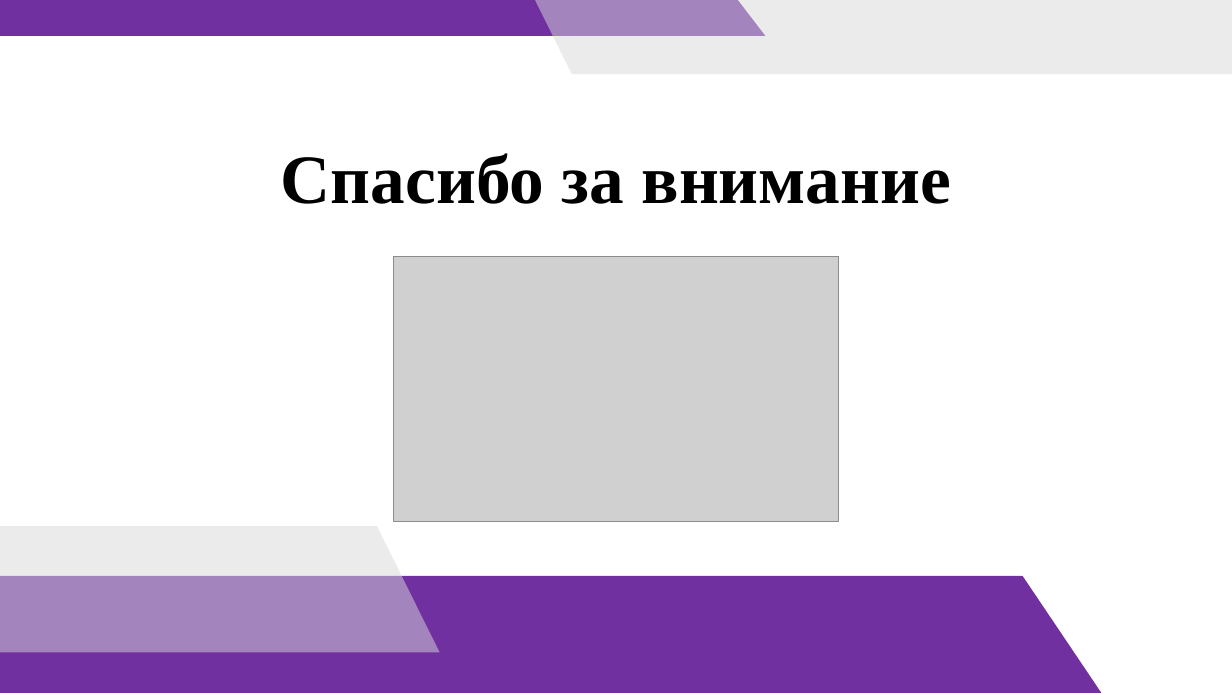
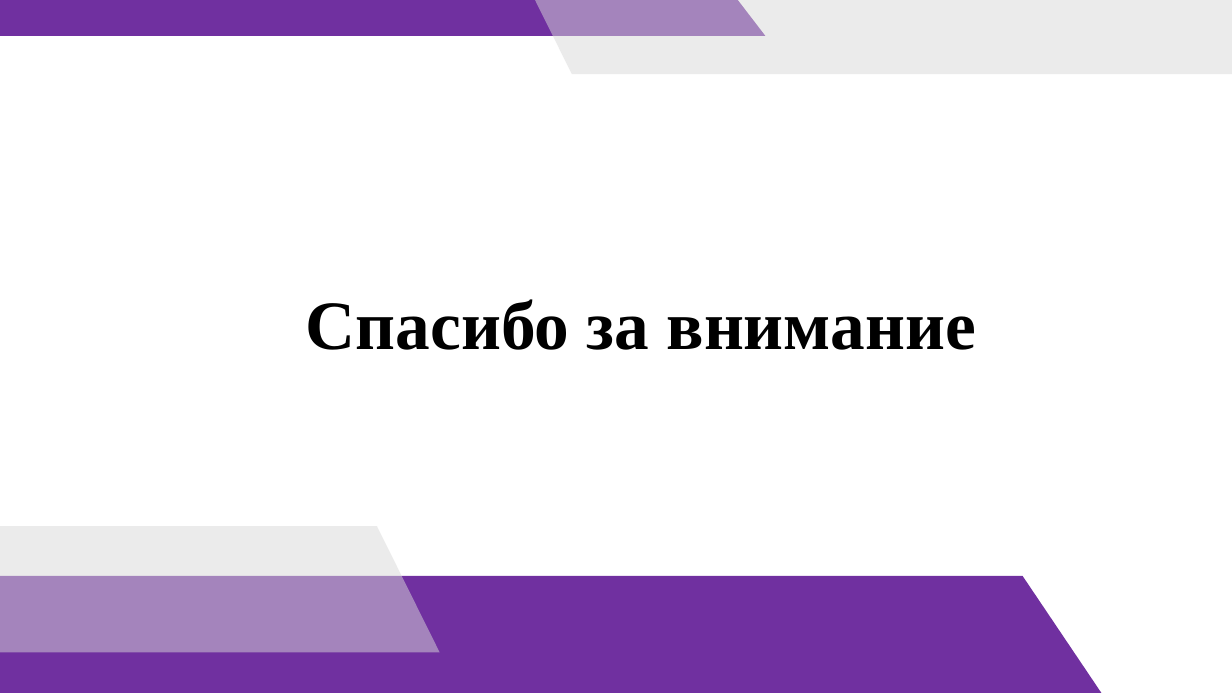
Before and after one commit to doshenka/akademy_files, a slide deck: slide 15 of преза на 11-23-24.pptx. Drawn at 1232x693 pixels with LibreOffice and Linux fonts; fonts in the diff are those of the drawing; grey boxes stand for pictures. Boxes give left, top, right and bottom in pixels: in the first picture for what was removed or moved away, otherwise in the second. Text is boxed around its words. In the diff, an @@ line names an element or a change of style, - is before the commit and + after.

Commit message:
modified last presentation

```diff
--- a/преза на 11-23-24.pptx
+++ b/преза на 11-23-24.pptx
@@ picture removed at [394, 257, 838, 522] @@
@@ title "Спасибо за внимание": place and size @@
-title "Спасибо за внимание" at [281, 153, 951, 204]
+title "Спасибо за внимание" at [306, 299, 976, 350]
```
